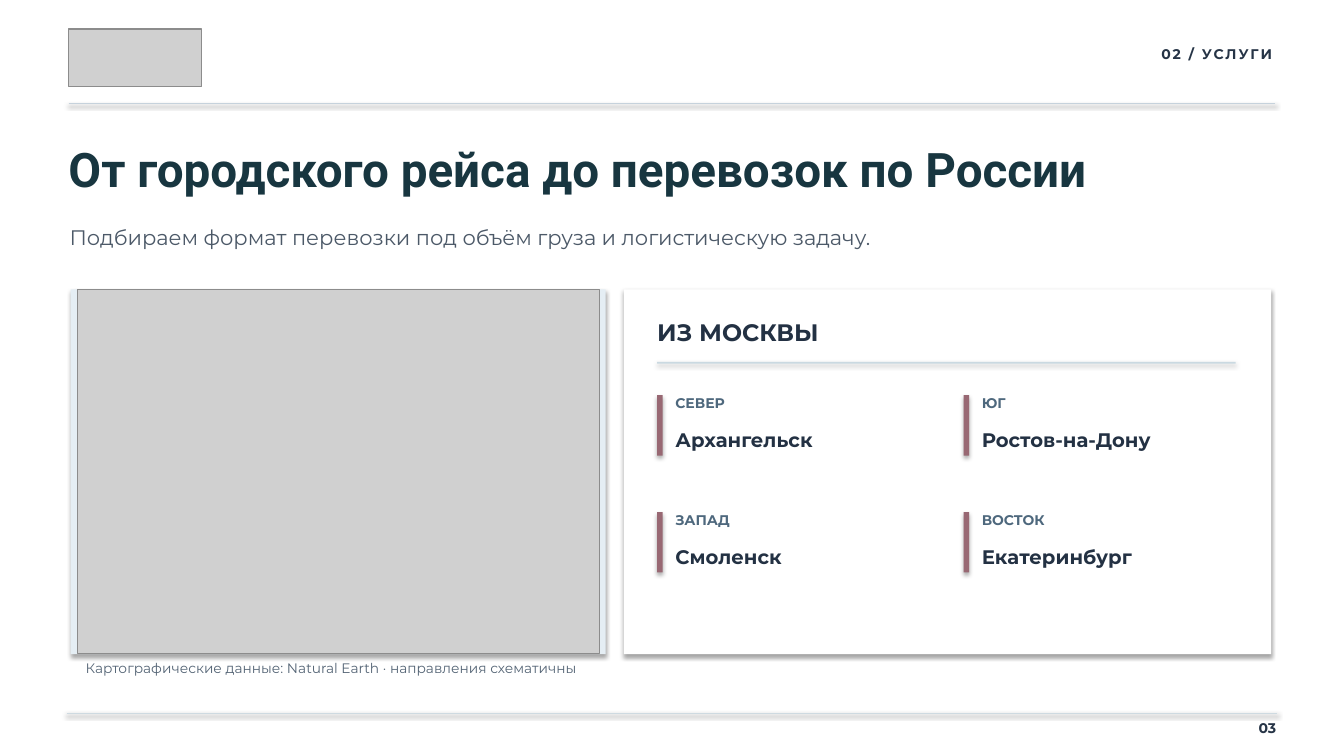
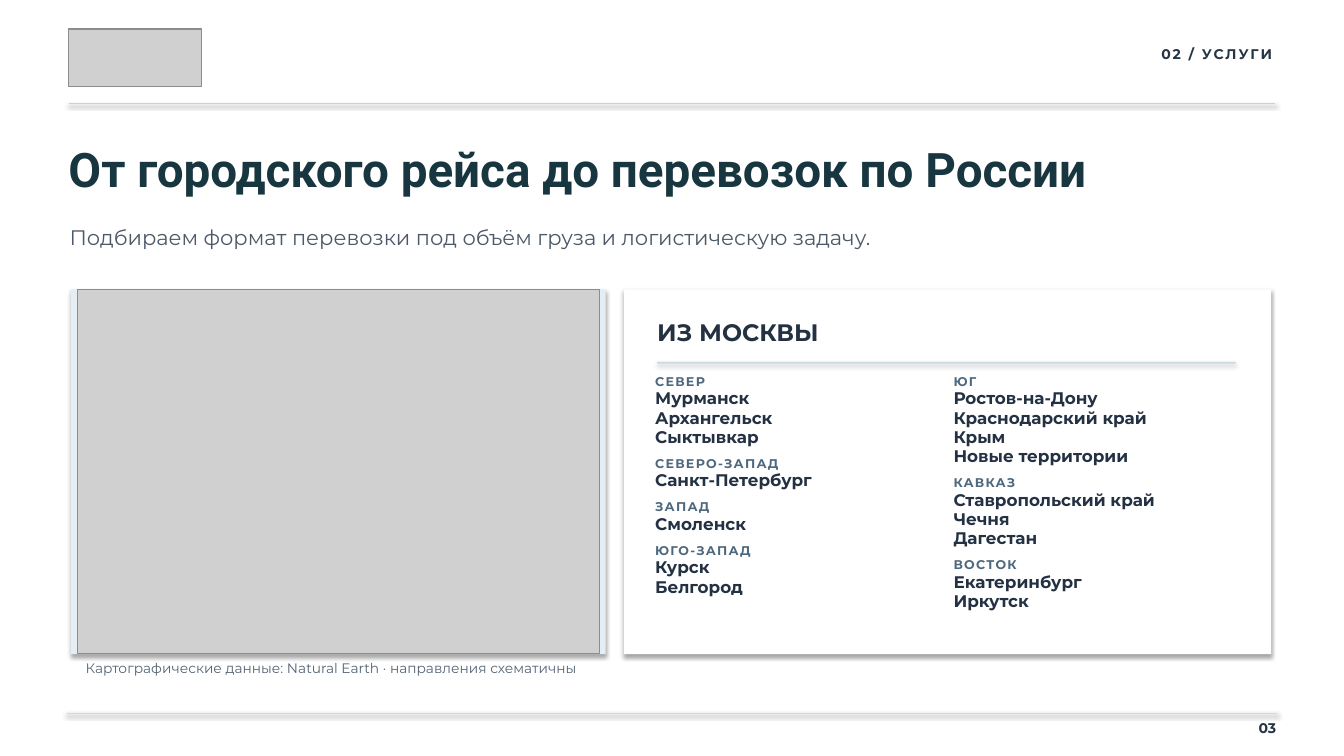
Before and after one commit to clouderefresh-arch/presentation, a slide deck: slide 3 of 29.10.26_ОЛС_без_фото_карта_02.11.26.pptx. Drawn at 1344x756 pixels with LibreOffice and Linux fonts; fonts in the diff are those of the drawing; grey boxes stand for pictures. Boxes give left, top, right and bottom in pixels: in the first picture for what was removed or moved away, otherwise in the second. Text is boxed around its words. In the diff, an @@ line names an element or a change of style, - is before the commit and + after.

```diff
--- a/29.10.26_ОЛС_без_фото_карта_02.11.26.pptx
+++ b/29.10.26_ОЛС_без_фото_карта_02.11.26.pptx
@@ text added at bbox=[954, 377, 1154, 611], 12 pt, text #233143, bold @@
+ЮГ
+Ростов-на-Дону
+Краснодарский край
+Крым
+Новые территории
+КАВКАЗ
+Ставропольский край
+Чечня
+Дагестан
+ВОСТОК
+Екатеринбург
+Иркутск
@@ text added at bbox=[655, 392, 812, 597], 12 pt, text #233143, bold @@
+СЕВЕР
+Мурманск
+Архангельск
+Сыктывкар
+СЕВЕРО-ЗАПАД
+Санкт-Петербург
+ЗАПАД
+Смоленск
+ЮГО-ЗАПАД
+Курск
+Белгород
@@ rectangle removed at bbox=[657, 395, 663, 456] @@
@@ text removed at bbox=[675, 398, 724, 408] @@
-СЕВЕР
@@ rectangle removed at bbox=[964, 395, 970, 456] @@
@@ text removed at bbox=[982, 398, 1006, 408] @@
-ЮГ
@@ text removed at bbox=[675, 433, 812, 451] @@
-Архангельск
@@ text removed at bbox=[982, 433, 1151, 451] @@
-Ростов-на-Дону
@@ rectangle removed at bbox=[657, 512, 663, 573] @@
@@ text removed at bbox=[675, 515, 729, 527] @@
-ЗАПАД
@@ rectangle removed at bbox=[964, 512, 970, 573] @@
@@ text removed at bbox=[982, 515, 1045, 525] @@
-ВОСТОК
@@ text removed at bbox=[675, 550, 781, 565] @@
-Смоленск
@@ text removed at bbox=[982, 549, 1132, 568] @@
-Екатеринбург
```
